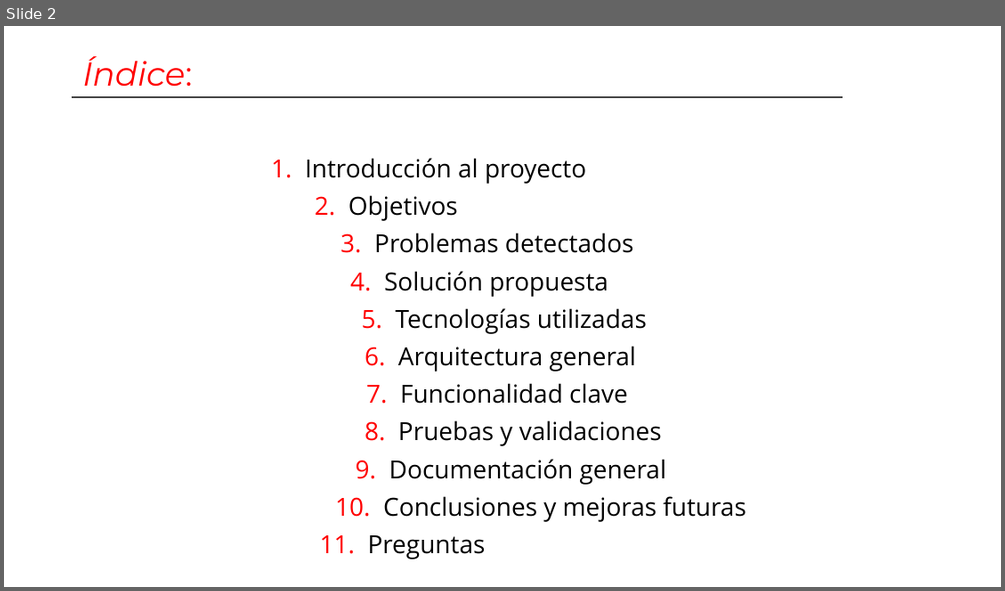
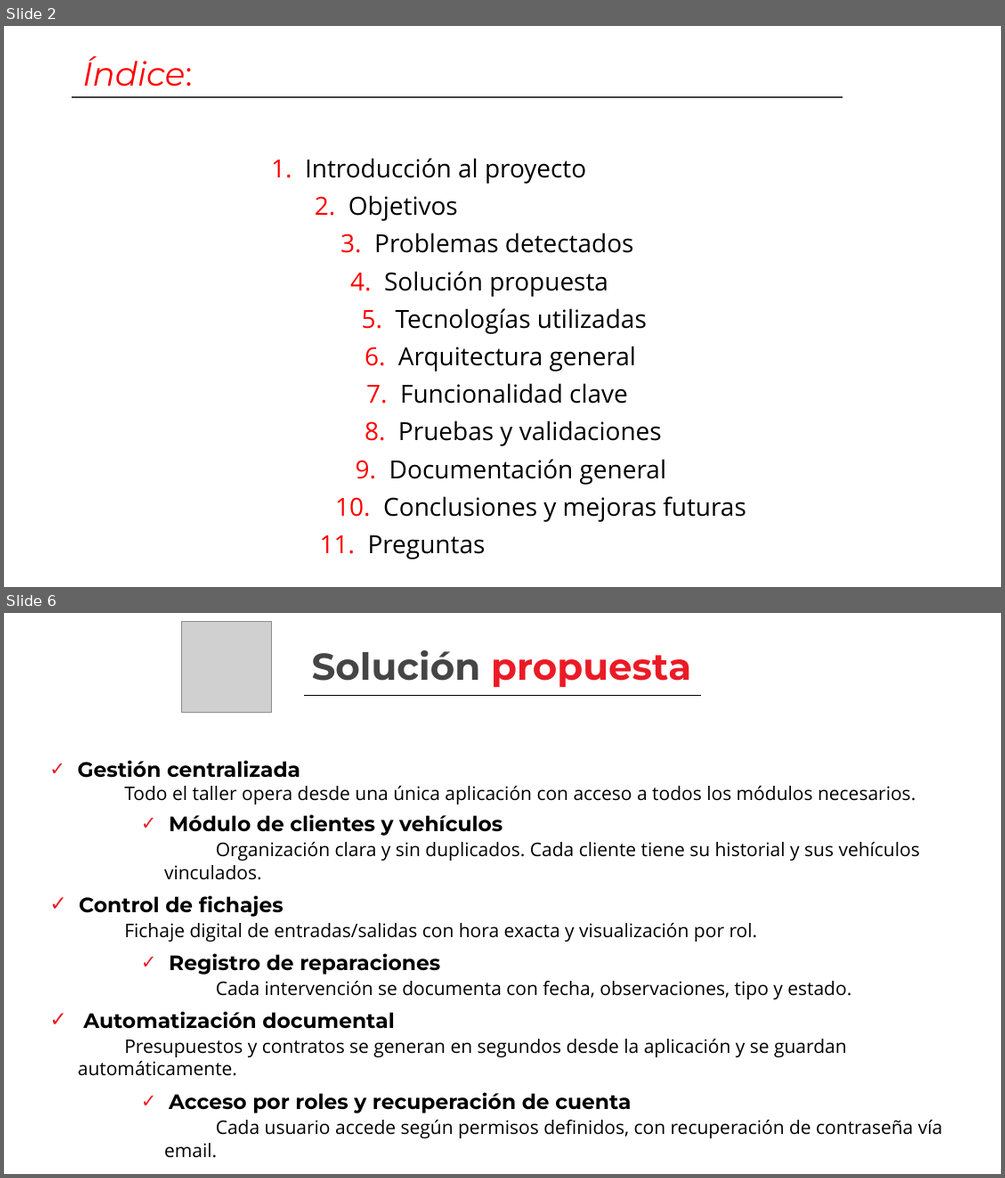
Before and after one commit to AlvaroGT17/PFDG, a slide deck: Documentacion/Presentacion power point/ReyBoxes - Sistema de Gestión de Taller Mecánico.pptx. Shown one above the other, each under a label of ours: slide 2 before the commit, slides 2 and 6 after it; the slides between them are not shown. The pictures are 1005x591 and 1005x1178 pixels, drawn with LibreOffice and Linux fonts; fonts in the diff are those of the drawing; grey boxes stand for pictures; background and template pictures are left out. Boxes give left, top, right and bottom in pixels: in the first picture for what was removed or moved away, otherwise in the second. Text is boxed around its words. In the diff, an @@ line names an element or a change of style, - is before the commit and + after.

```diff
--- a/Documentacion/Presentacion power point/ReyBoxes - Sistema de Gestión de Taller Mecánico.pptx
+++ b/Documentacion/Presentacion power point/ReyBoxes - Sistema de Gestión de Taller Mecánico.pptx
@@ slide 6 added at box(4, 613, 1001, 1174), background picture (left out) @@
@@ picture added at box(182, 622, 272, 712) @@
@@ text added at box(312, 650, 691, 687), 36 pt, text #EA1B26, bold @@
+Solución propuesta
@@ line added from (305, 695) to (701, 695), #000000 1 pt @@
@@ text added at box(78, 760, 915, 804), 18 pt, text #000000 @@
+✓ Gestión centralizada
+  Todo el taller opera desde una única aplicación con acceso a todos los módulos necesarios.
@@ text added at box(164, 814, 920, 880), 18 pt, text #000000 @@
+✓ Módulo de clientes y vehículos
+  Organización clara y sin duplicados. Cada cliente tiene su historial y sus vehículos vinculados.
@@ text added at box(79, 895, 758, 941), 18 pt, text #000000 @@
+✓ Control de fichajes
+  Fichaje digital de entradas/salidas con hora exacta y visualización por rol.
@@ text added at box(169, 953, 851, 999), 18 pt, text #000000 @@
+✓ Registro de reparaciones
+  Cada intervención se documenta con fecha, observaciones, tipo y estado.
@@ text added at box(78, 1011, 847, 1076), 18 pt, text #000000 @@
+✓ Automatización documental
+  Presupuestos y contratos se generan en segundos desde la aplicación y se guardan automáticamente.
@@ text added at box(164, 1092, 942, 1158), 18 pt, text #000000 @@
+✓ Acceso por roles y recuperación de cuenta
+  Cada usuario accede según permisos definidos, con recuperación de contraseña vía email.
```
Also in this commit, not shown: 6 other slides added, 24 other files.
